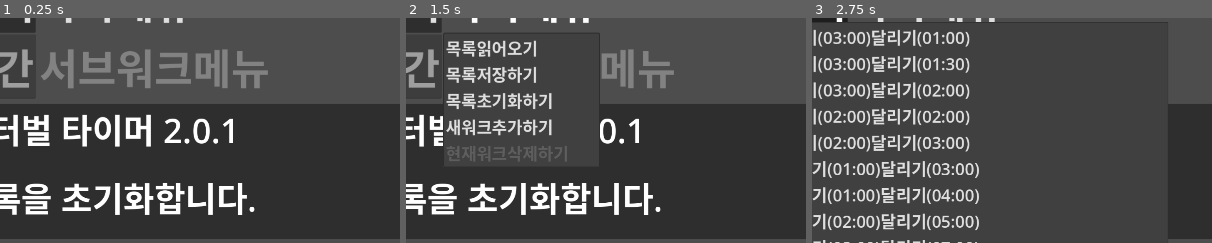
Above: before the commit, frames 1-3 (left to right).
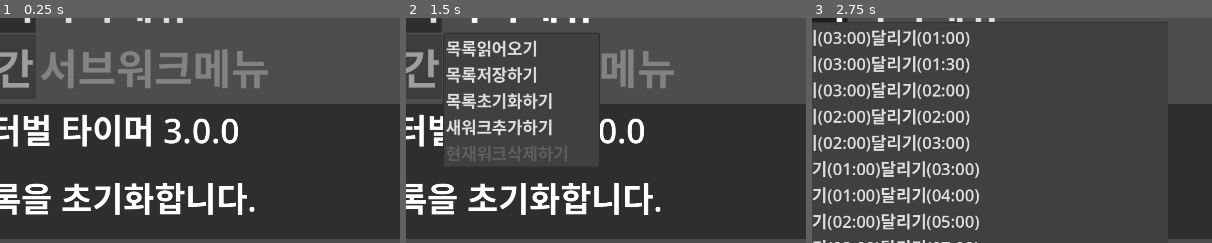
Above: after the commit, the same moments.

Repository: kasworld/maranic
Game: Godot game, scene res://main.tscn
Two runs of this game, one before a commit and one after it. Both use one fixed random seed, a clock stepped at 60 frames per second and the inputs below.
Inputs:
- Up to frame 1 (0.25 s): no input
- Up to frame 2 (1.5 s): click "워크선택" at 0.5 s; click "목록메뉴" at 1.25 s
- Up to frame 3 (2.75 s): click "워크선택" at 2 s
The pictures show only the part of the screen within x 15-65%, y 11-61%; the shares and areas given below are measured in that part.

The runs differ from the first frame. In frame 1, 0.5% of the frame differs, in the area x 41-60%, y 44-56%; in frame 2, 0.3%; in frame 3, nothing differs.

Commit message:
fix menubutton select

Diff:
--- a/main.gd
+++ b/main.gd
@@ -22,9 +22,11 @@
 func _ready() -> void:
 	var vp_rect = get_viewport_rect()
 	var msgrect = Rect2( vp_rect.size.x * 0.1 ,vp_rect.size.y * 0.3 , vp_rect.size.x * 0.8 , vp_rect.size.y * 0.3 )
-	$TimedMessage.init(msgrect, tr("인터벌 타이머 2.0.1"))
+	$TimedMessage.init(msgrect, tr("인터벌 타이머 3.0.0"))
 	WorkListMenuButton.get_popup().theme = preload("res://menulist_theme.tres")
 	CmdMenuButton.get_popup().theme = preload("res://menulist_theme.tres")
+	WorkListMenuButton.get_popup().index_pressed.connect(work_list_menu_index_pressed)
+	CmdMenuButton.get_popup().index_pressed.connect(cmd_menu_index_pressed)
 	reset_work_list()
 	work_list2work_list_menu()
 	FirstSubWorkNode.disable_buttons(true)
@@ -39,21 +41,11 @@
 		WorkListMenuButton.get_popup().add_item(work_list.get_at(i).to_str(),i)
 	clear_subwork_nodes()
 
-func _on_work_list_menu_button_toggled(button_pressed: bool) -> void:
-	if button_pressed: # list opened
-		return
-	var sel = WorkListMenuButton.get_popup().get_focused_item()
-	if sel ==-1 :
-		return
+func work_list_menu_index_pressed(sel :int)->void:
 	current_work_index = sel
 	select_work(sel)
 
-func _on_cmd_menu_button_toggled(button_pressed: bool) -> void:
-	if button_pressed: # list opened
-		return
-	var sel = CmdMenuButton.get_popup().get_focused_item()
-	if sel ==-1 :
-		return
+func cmd_menu_index_pressed(sel :int)->void:
 	match sel :
 		0: # 워크목록읽어오기
 			load_work_list()
--- a/main.tscn
+++ b/main.tscn
@@ -70,6 +70,4 @@
 visible = false
 
 [connection signal="timeout" from="Timer" to="." method="_on_timer_timeout"]
-[connection signal="toggled" from="VBoxContainer/TitleContainer/WorkListMenuButton" to="." method="_on_work_list_menu_button_toggled"]
-[connection signal="toggled" from="VBoxContainer/TitleContainer/CmdMenuButton" to="." method="_on_cmd_menu_button_toggled"]
 [connection signal="toggled" from="VBoxContainer/TitleContainer/StartButton" to="." method="_on_start_button_toggled"]
--- a/project.godot
+++ b/project.godot
@@ -12,7 +12,7 @@
 
 config/name="gd4timer"
 run/main_scene="res://main.tscn"
-config/features=PackedStringArray("4.1", "GL Compatibility")
+config/features=PackedStringArray("4.2", "GL Compatibility")
 boot_splash/image="res://icon.png"
 boot_splash/fullsize=false
 config/icon="res://icon.png"
--- a/subwork_node.gd
+++ b/subwork_node.gd
@@ -46,13 +46,9 @@
 # Called when the node enters the scene tree for the first time.
 func _ready() -> void:
 	$MenuButton.get_popup().theme = preload("res://menulist_theme.tres")
+	$MenuButton.get_popup().index_pressed.connect(menu_index_pressed)
 
-func _on_menu_button_toggled(button_pressed: bool) -> void:
-	if button_pressed: # list opened
-		return
-	var sel = $MenuButton.get_popup().get_focused_item()
-	if sel ==-1 :
-		return
+func menu_index_pressed(sel :int)->void:
 	match sel :
 		0: # 서브워크이름바꾸기
 			$NameEdit.editable = true
@@ -62,7 +58,6 @@
 			add_subwork.emit(subwork_index, subwork)
 		_: # unknown
 			print_debug("unknown", sel)
-
 
 func _on_name_edit_text_submitted(new_text: String) -> void:
 	$NameEdit.editable = false
--- a/subwork_node.tscn
+++ b/subwork_node.tscn
@@ -22,6 +22,7 @@
 [node name="MenuButton" type="MenuButton" parent="."]
 layout_mode = 2
 theme = ExtResource("3_u1yx1")
+action_mode = 1
 text = "서브워크메뉴"
 item_count = 3
 popup/item_0/text = "이름바꾸기"
@@ -60,7 +61,6 @@
 [connection signal="focus_entered" from="NameEdit" to="." method="_on_name_edit_focus_entered"]
 [connection signal="focus_exited" from="NameEdit" to="." method="_on_name_edit_focus_exited"]
 [connection signal="text_submitted" from="NameEdit" to="." method="_on_name_edit_text_submitted"]
-[connection signal="toggled" from="MenuButton" to="." method="_on_menu_button_toggled"]
 [connection signal="button_down" from="SecDecButton" to="." method="_on_sec_dec_button_button_down"]
 [connection signal="button_up" from="SecDecButton" to="." method="_on_sec_dec_button_button_up"]
 [connection signal="button_down" from="SecIncButton" to="." method="_on_sec_inc_button_button_down"]
